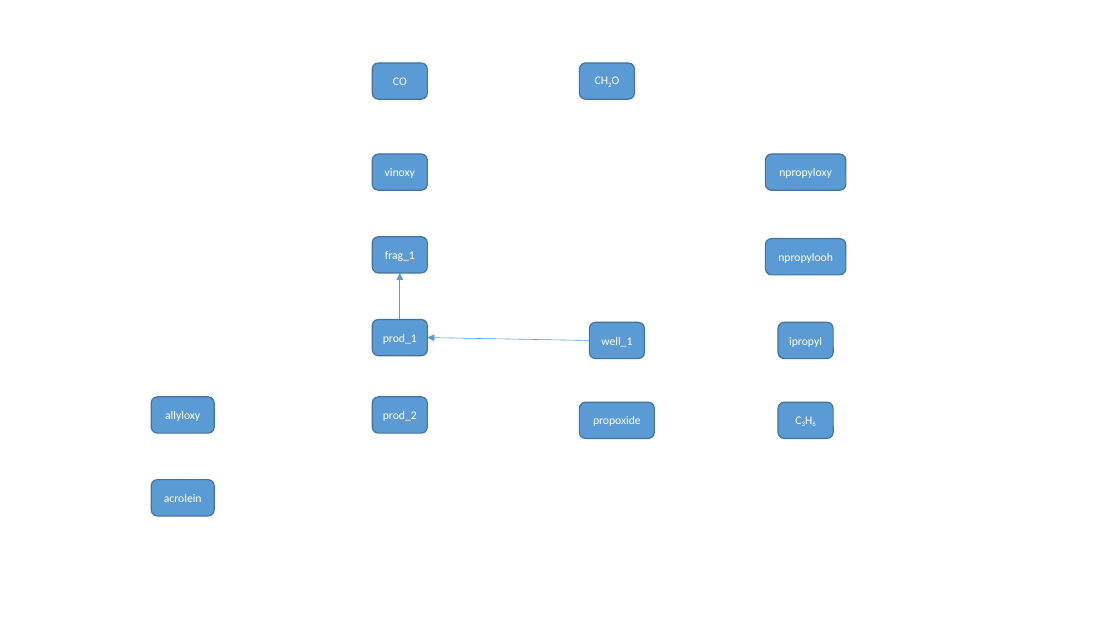
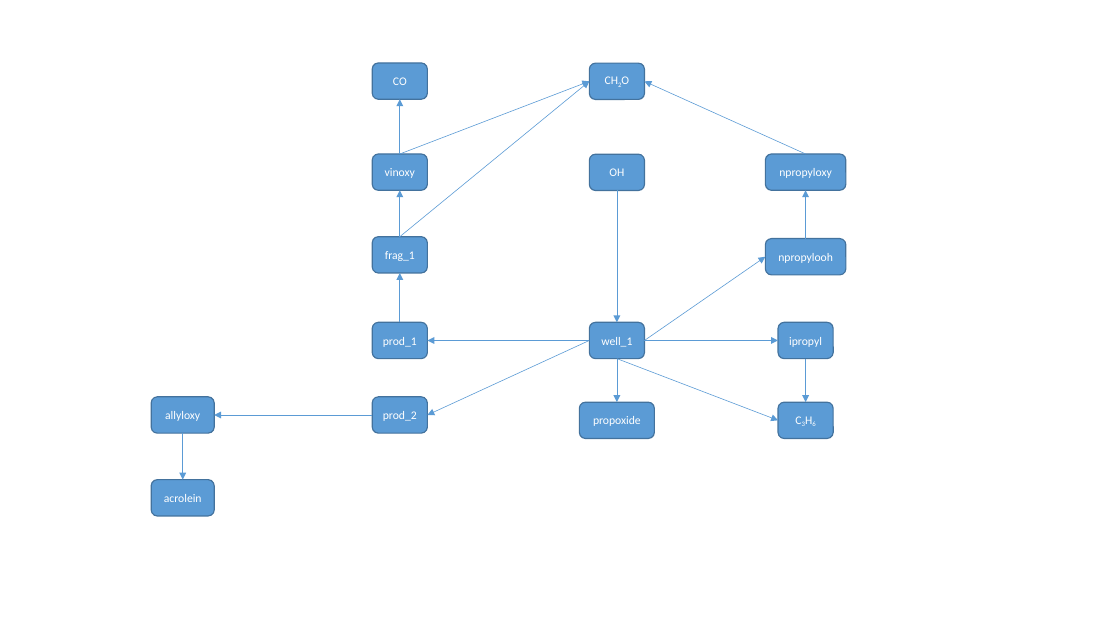
Before and after one commit to AdamPI314/Catalytic-Cycle, a slide deck: slide 2 of theory/figures/n_propane_figures.pptx. Drawn at 1120x630 pixels with LibreOffice and Linux fonts; fonts in the diff are those of the drawing. Boxes give left, top, right and bottom in pixels: in the first picture for what was removed or moved away, otherwise in the second. Text is boxed around its words. In the diff, an @@ line names an element or a change of style, - is before the commit and + after.

```diff
--- a/theory/figures/n_propane_figures.pptx
+++ b/theory/figures/n_propane_figures.pptx
@@ arrow added from (400, 237) to (590, 82), #5B9BD5 0.5 pt @@
@@ arrow added from (400, 154) to (590, 82), #5B9BD5 0.5 pt @@
@@ rounded rectangle "CH2O": place and size @@
-rounded rectangle "CH2O" at bbox=[580, 63, 635, 99]
+rounded rectangle "CH2O" at bbox=[590, 63, 645, 99]
@@ arrow added from (806, 154) to (644, 82), #5B9BD5 0.5 pt @@
@@ arrow added from (400, 154) to (400, 99), #5B9BD5 0.5 pt @@
@@ rounded rectangle added at bbox=[590, 155, 645, 191], fill #5B9BD5, outline #43739E 1 pt, 10 pt, text #FFFFFF @@
+OH
@@ arrow added from (400, 237) to (400, 191), #5B9BD5 0.5 pt @@
@@ arrow added from (617, 191) to (617, 323), #5B9BD5 0.5 pt @@
@@ arrow added from (806, 239) to (806, 191), #5B9BD5 0.5 pt @@
@@ arrow added from (644, 340) to (765, 257), #5B9BD5 0.5 pt @@
@@ arrow moved from (400, 319) - (400, 273) to (400, 323) - (400, 273) @@
@@ rounded rectangle "prod_1": place and size @@
-rounded rectangle "prod_1" at bbox=[372, 319, 428, 355]
+rounded rectangle "prod_1" at bbox=[372, 323, 428, 359]
@@ arrow added from (590, 340) to (428, 415), #5B9BD5 0.5 pt @@
@@ arrow added from (617, 359) to (778, 420), #5B9BD5 0.5 pt @@
@@ arrow added from (617, 359) to (617, 402), #5B9BD5 0.5 pt @@
@@ arrow added from (644, 340) to (778, 340), #5B9BD5 0.5 pt @@
@@ arrow added from (806, 359) to (806, 402), #5B9BD5 0.5 pt @@
@@ arrow added from (372, 415) to (214, 415), #5B9BD5 0.5 pt @@
@@ arrow added from (183, 434) to (183, 480), #5B9BD5 0.5 pt @@
```
Also in this commit, not shown: 5 slides added, 2 other files.
